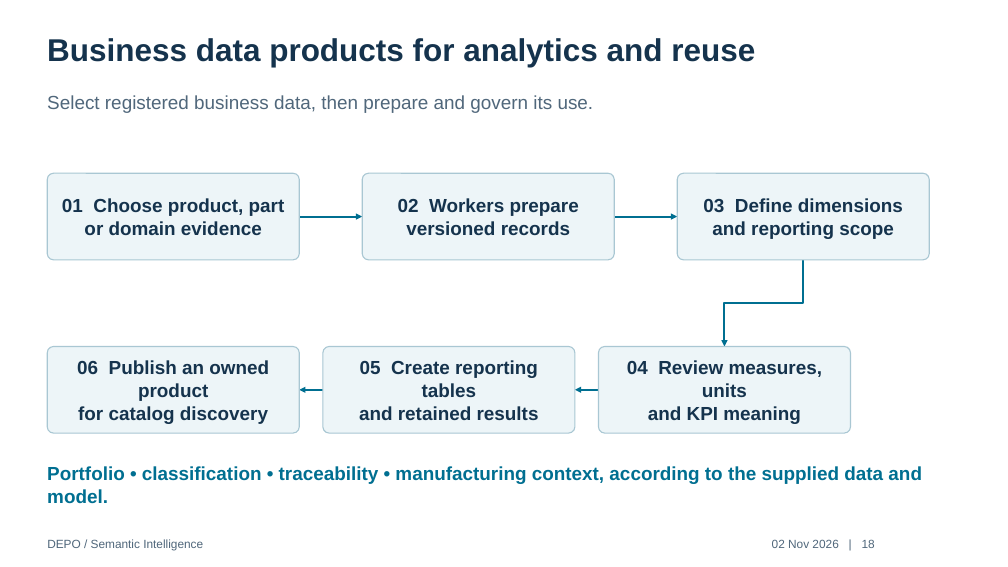
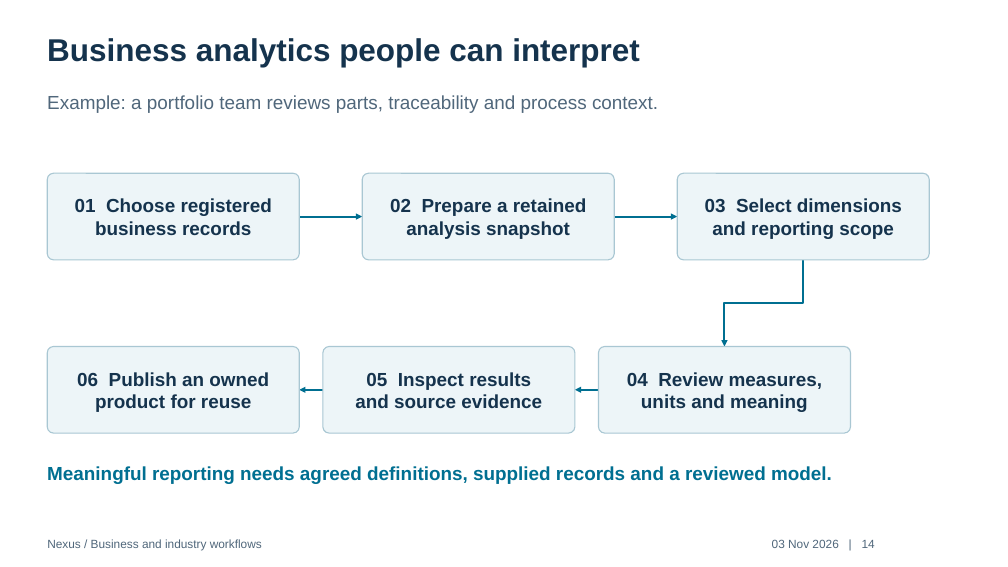
Before and after one commit to dparitosh/PMem, a slide deck: slide 14 of deliverables/DEPO-Workflow-Audited.pptx (slide 18 before the commit). Drawn at 1008x567 pixels with LibreOffice and Linux fonts; fonts in the diff are those of the drawing. Boxes give left, top, right and bottom in pixels: in the first picture for what was removed or moved away, otherwise in the second. Text is boxed around its words. In the diff, an @@ line names an element or a change of style, - is before the commit and + after.

Commit message:
Rewrite Nexus business literature with industry workflow diagrams

```diff
--- a/deliverables/DEPO-Workflow-Audited.pptx
+++ b/deliverables/DEPO-Workflow-Audited.pptx
@@ text at [47, 38, 640, 67]: text changed @@
-Business data products for analytics and reuse
+Business analytics people can interpret
@@ text at [47, 95, 658, 113]: text changed @@
-Select registered business data, then prepare and govern its use.
+Example: a portfolio team reviews parts, traceability and process context.
@@ text in rounded rectangle at [75, 198, 272, 235]: text changed @@
-01 Choose product, part
-or domain evidence
+01 Choose registered
+business records
@@ text in rounded rectangle at [390, 198, 586, 239]: text changed @@
-02 Workers prepare
-versioned records
+02 Prepare a retained
+analysis snapshot
@@ text in rounded rectangle at [705, 198, 902, 212]: text changed @@
-03 Define dimensions
+03 Select dimensions
@@ text in rounded rectangle at [77, 372, 269, 412]: text changed @@
-06 Publish an owned product
-for catalog discovery
+06 Publish an owned
+product for reuse
@@ text in rounded rectangle at [355, 372, 542, 408]: text changed @@
-05 Create reporting tables
-and retained results
+05 Inspect results
+and source evidence
@@ text in rounded rectangle at [627, 372, 822, 412]: text changed @@
-04 Review measures, units
-and KPI meaning
+04 Review measures,
+units and meaning
@@ text at [47, 466, 832, 484]: text changed @@
-Portfolio • classification • traceability • manufacturing context, according to the supplied data and model.
+Meaningful reporting needs agreed definitions, supplied records and a reviewed model.
@@ text at [47, 539, 262, 550]: text changed @@
-DEPO / Semantic Intelligence
+Nexus / Business and industry workflows
@@ text at [772, 539, 875, 548]: text changed @@
-02 Nov 2026 | 18
+03 Nov 2026 | 14
```
Also in this commit, not shown: 8 other slides changed, 11 slides added, 11 slides removed, 10 other files.
